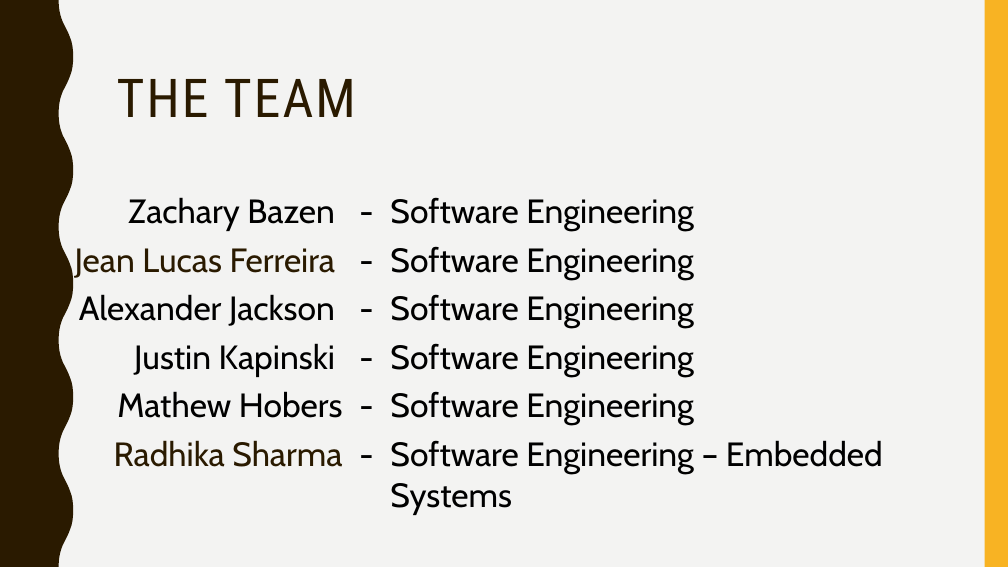
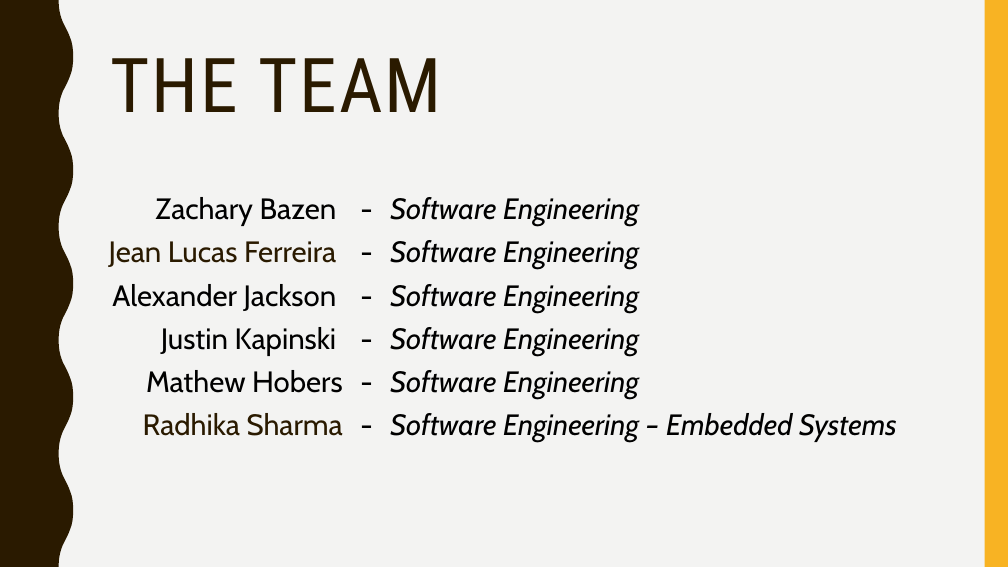
Before and after one commit to jean-lucas/vic, a slide deck: slide 2 of Presentation/Vehicle-Intersection-Control-Presentation.pptx (slide 3 before the commit). Drawn at 1008x567 pixels with LibreOffice and Linux fonts; fonts in the diff are those of the drawing. Boxes give left, top, right and bottom in pixels: in the first picture for what was removed or moved away, otherwise in the second. Text is boxed around its words. In the diff, an @@ line names an element or a change of style, - is before the commit and + after.

```diff
--- a/Presentation/Vehicle-Intersection-Control-Presentation.pptx
+++ b/Presentation/Vehicle-Intersection-Control-Presentation.pptx
@@ title "THE TEAM": place and size @@
-title "THE TEAM" at bbox=[117, 79, 356, 117]
+title "THE TEAM" at bbox=[110, 58, 442, 112]
@@ title "THE TEAM" at bbox=[110, 58, 442, 112]: size 51 to 72 pt @@
@@ table at bbox=[61, 188, 1000, 447] @@
@@ size 32 to 28 pt @@
@@ italic on in "Software Engineering", "Software Engineering", "Software Engineering", "Software Engineering" and 2 more places @@
```
Also in this commit, not shown: 5 other slides changed, 5 slides added, 5 slides removed.
